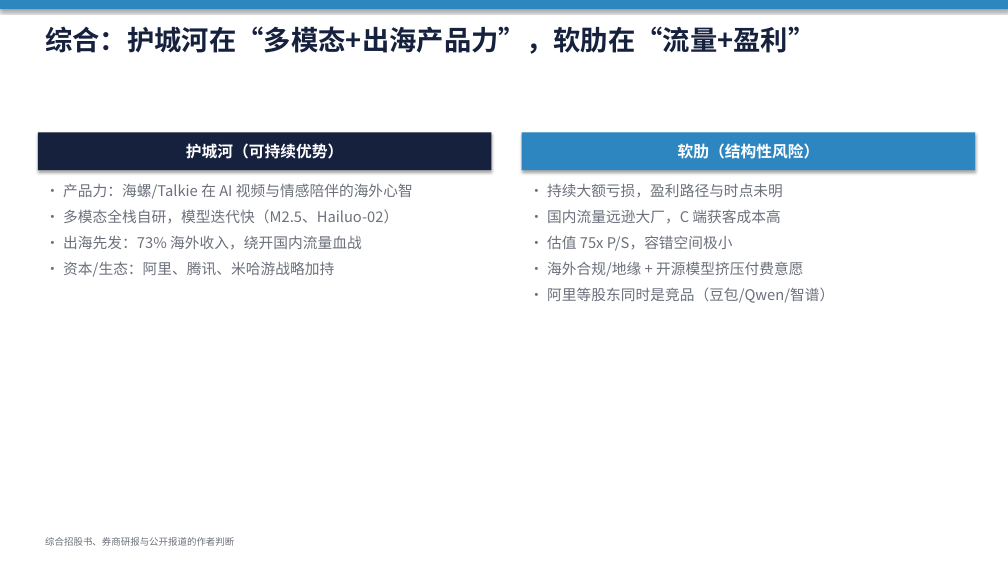
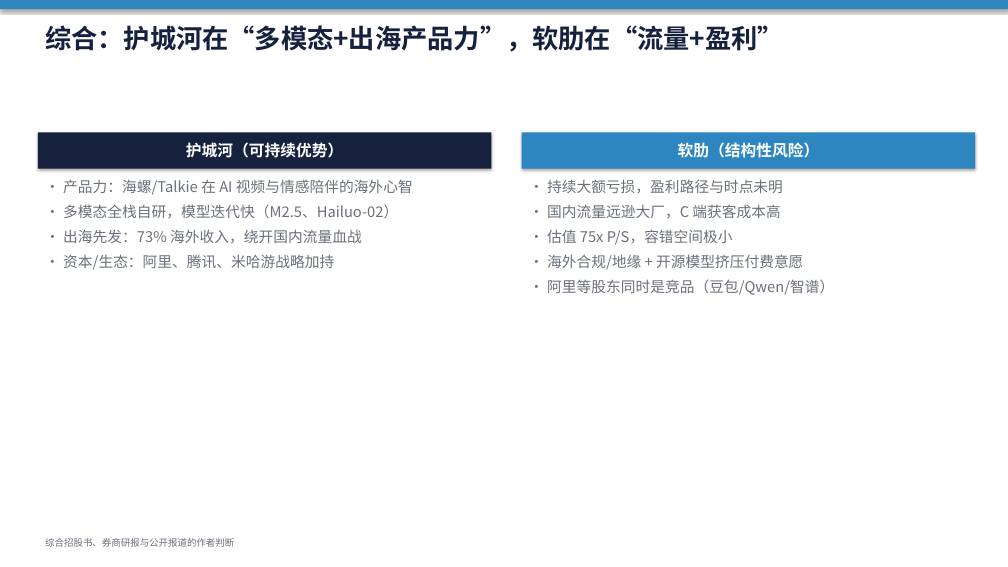
Before and after one commit to Kingpeile/King, a slide deck: slide 16 of MiniMax_前瞻_DCF_竞争格局.pptx (slide 14 before the commit). Drawn at 1008x567 pixels with LibreOffice and Linux fonts; fonts in the diff are those of the drawing. Boxes give left, top, right and bottom in pixels: in the first picture for what was removed or moved away, otherwise in the second. Text is boxed around its words. In the diff, an @@ line names an element or a change of style, - is before the commit and + after.

```diff
--- a/MiniMax_前瞻_DCF_竞争格局.pptx
+++ b/MiniMax_前瞻_DCF_竞争格局.pptx
@@ text "综合：护城河在“多模态+出海产品力”，软肋在“流量+盈利”" at (45,25,784,52): size 26 to 25 pt @@
@@ text "• 产品力：海螺/Talkie 在 AI 视频与情感陪伴的海外心智" at (63,179,413,270): less space between paragraphs @@
@@ text "• 持续大额亏损，盈利路径与时点未明" at (547,179,834,295): less space between paragraphs @@
```
Also in this commit, not shown: 15 other slides changed, 2 slides added, 1 other file.
